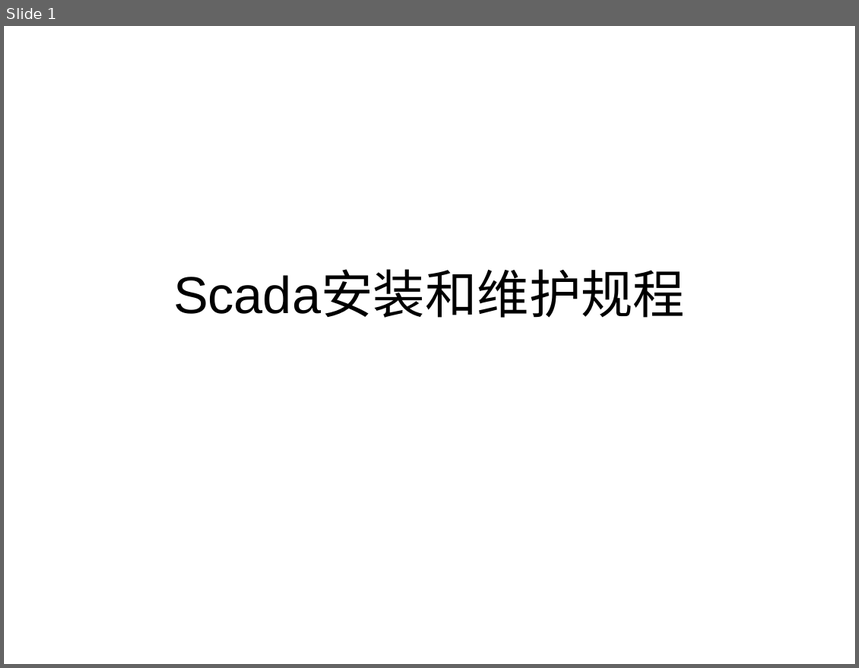
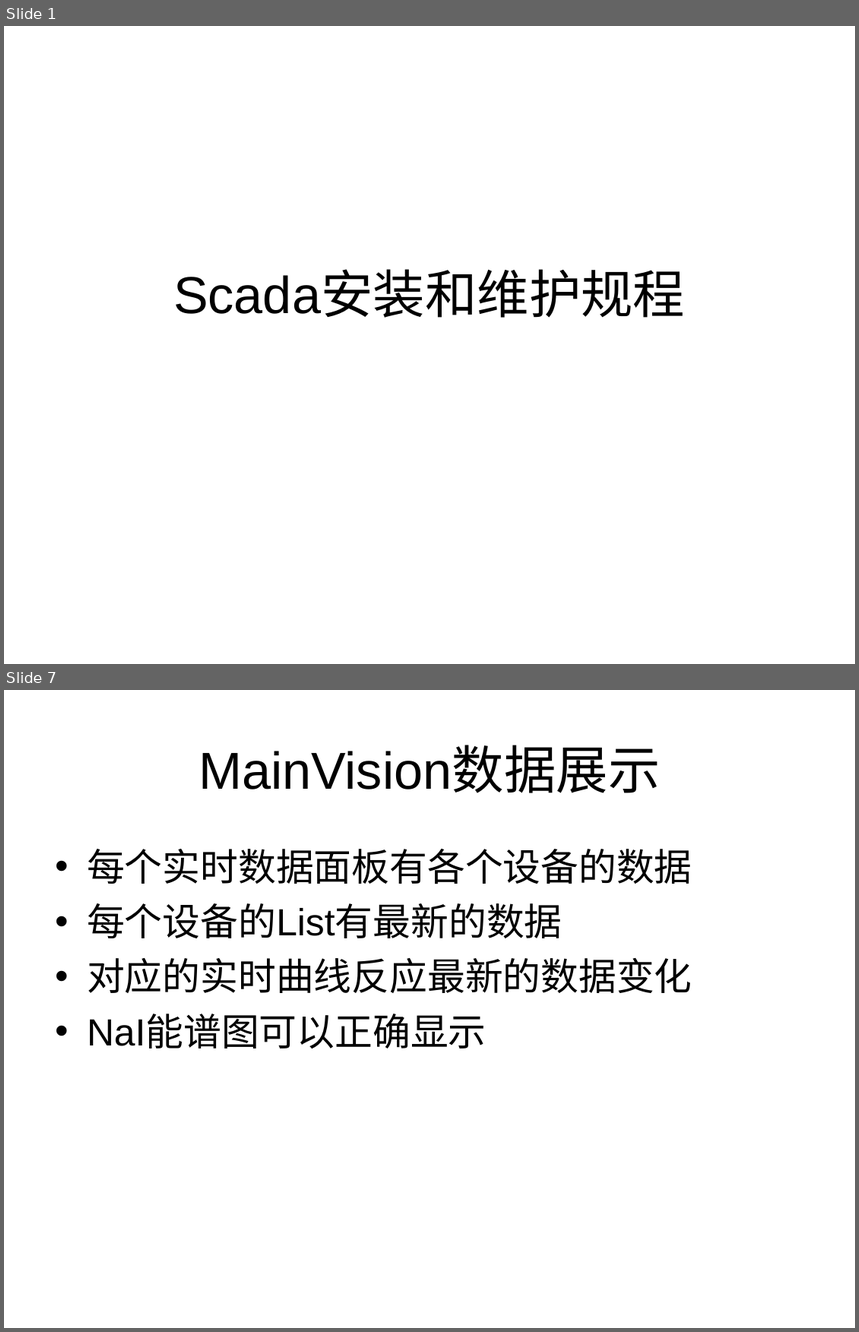
Before and after one commit to mrddos/planisphere, a slide deck: DAQ/Bin/Config/introduction.ppt. Shown one above the other, each under a label of ours: slide 1 before the commit, slides 1 and 7 after it; the slides between them are not shown. The pictures are 859x668 and 859x1332 pixels, drawn with LibreOffice and Linux fonts; fonts in the diff are those of the drawing. Boxes give left, top, right and bottom in pixels: in the first picture for what was removed or moved away, otherwise in the second. Text is boxed around its words. In the diff, an @@ line names an element or a change of style, - is before the commit and + after.

```diff
--- a/DAQ/Bin/Config/introduction.ppt
+++ b/DAQ/Bin/Config/introduction.ppt
@@ slide 7 added at [4, 690, 855, 1328], background #FFFFFF @@
@@ title added at [199, 748, 661, 793], 44 pt, text #000000 @@
+MainVision数据展示
@@ text added at [87, 849, 693, 1049], 32 pt, text #000000 @@
+• 每个实时数据面板有各个设备的数据
+• 每个设备的List有最新的数据
+• 对应的实时曲线反应最新的数据变化
+• NaI能谱图可以正确显示
```
Also in this commit, not shown: 3 slides changed, 8 other slides added.
